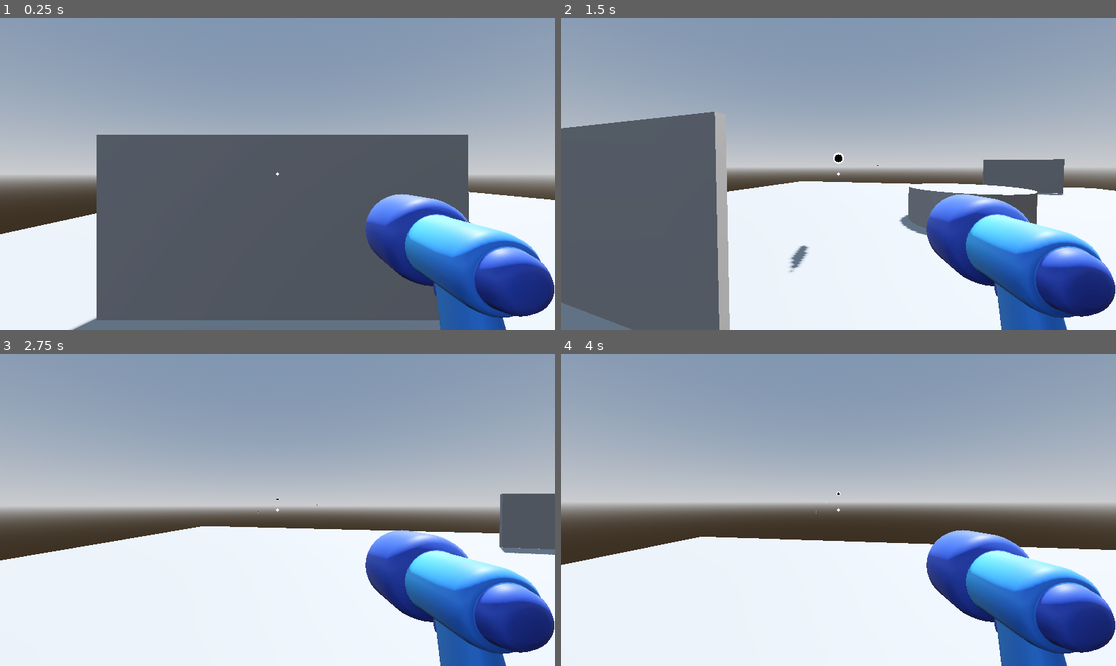
Above: before the commit, frames 1-4 (two rows, left to right).
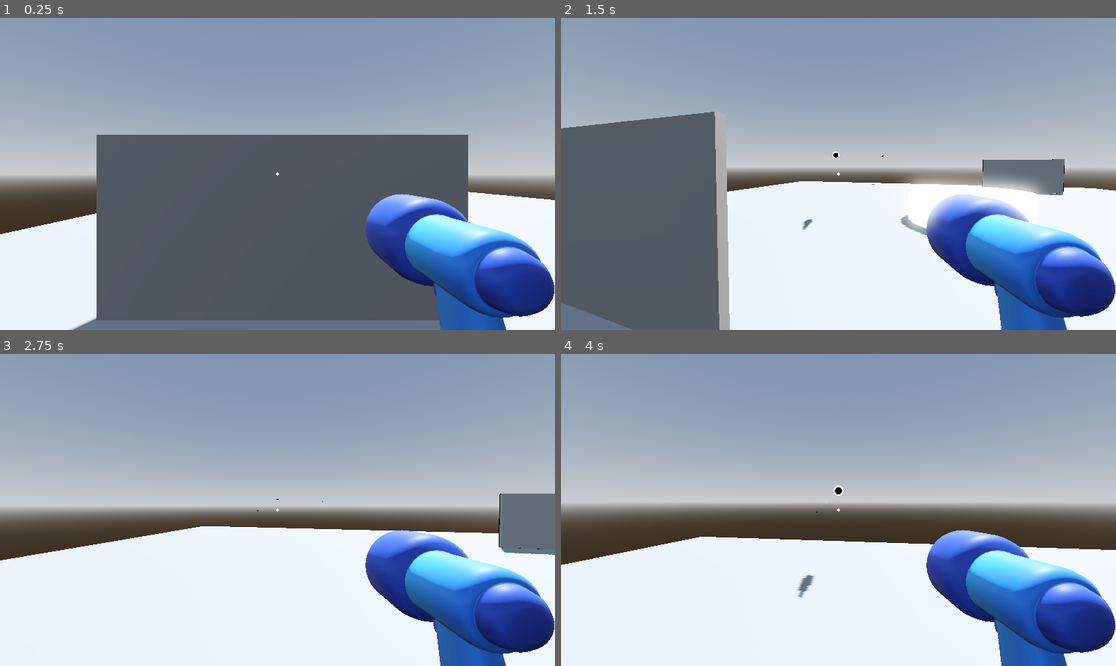
Above: after the commit, the same moments.

Repository: SoanGlengan/3dgame
Game: Godot game, scene res://game.tscn
The game is run twice, just before and just after one commit, with the same random seed, the same clock (stepped at 60 frames per second) and the same inputs.
Inputs (mouse positions are in pixels of both pictures, inside the frame that each line leads up to):
- Up to frame 1 (0.25 s): no input
- Up to frame 2 (1.5 s): tap Enter (ui_accept) at 0.5, 0.77 s; move the mouse to (960, 158) at 0.52 s; press the mouse at (960, 158) at 0.53 s; hold D (right) 0.53-1.28 s; move the mouse to (810, 174) at 1.27 s; release the mouse at (810, 174) at 1.28 s; hold W (forward) from 1.28 s (still down); click (810, 174) at 1.35 s
- Up to frame 3 (2.75 s): keep holding W (forward); tap Enter (ui_accept) at 1.52 s; move the mouse to (288, 503) at 2.02 s; press the mouse at (288, 503) at 2.03 s
- Up to frame 4 (4 s): keep holding W (forward); move the mouse to (832, 516) at 2.77 s; release the mouse at (832, 516) at 2.78 s; click (832, 516) at 2.85 s; tap Enter (ui_accept) at 3.02, 3.77 s; move the mouse to (877, 513) at 3.52 s; press the mouse at (877, 513) at 3.53 s

The runs differ from the first frame. In frame 1, less than 0.1% of the frame differs, in the area x 84-85%, y 55-66%; in frame 2, 3.3%, in the area x 41-91%, y 42-82%; in frame 3, less than 0.1%; in frame 4, 0.2%.

Commit message:
add bullet collision

Diff:
--- a/bullet_3d.gd
+++ b/bullet_3d.gd
@@ -11,3 +11,6 @@
 	travelledDistance += SPEED * delta
 	if travelledDistance > RANGE:
 		queue_free()
+
+func _on_body_entered(body: Node3D) -> void:
+	queue_free()
--- a/bullet_3d.tscn
+++ b/bullet_3d.tscn
@@ -3,17 +3,20 @@
 [ext_resource type="Script" uid="uid://bwxe4n2cl80uf" path="res://bullet_3d.gd" id="1_1ljip"]
 [ext_resource type="PackedScene" uid="uid://0jv8kfmvfj02" path="res://projectile/projectile_3d.tscn" id="1_y2jmw"]
 
-[sub_resource type="SphereShape3D" id="SphereShape3D_5cyxl"]
-radius = 0.2802411
+[sub_resource type="CapsuleShape3D" id="CapsuleShape3D_1ljip"]
+radius = 0.080566406
+height = 0.94873047
 
 [node name="bullet3d" type="Area3D" unique_id=1342251384]
 transform = Transform3D(-4.371139e-08, 0, 1, 0, 1, 0, -1, 0, -4.371139e-08, 0, 0, 0)
 top_level = true
 script = ExtResource("1_1ljip")
 
-[node name="CollisionShape3D" type="CollisionShape3D" parent="." unique_id=2009495693]
-transform = Transform3D(-0.50000006, 0, 0.8660254, 0, 1, 0, -0.8660254, 0, -0.50000006, 0, 0, 0)
-shape = SubResource("SphereShape3D_5cyxl")
-
 [node name="projectile3d" parent="." unique_id=413217959 instance=ExtResource("1_y2jmw")]
 transform = Transform3D(1.125, 0, 0, 0, 0.41, 0, 0, 0, 0.415, 0, 0, 0)
+
+[node name="CollisionShape3D" type="CollisionShape3D" parent="." unique_id=24066681]
+transform = Transform3D(-4.371139e-08, -1, 0, 1, -4.371139e-08, 0, 0, 0, 1, -0.18334961, -8.0144655e-09, 0)
+shape = SubResource("CapsuleShape3D_1ljip")
+
+[connection signal="body_entered" from="." to="." method="_on_body_entered"]
--- a/game.tscn
+++ b/game.tscn
@@ -1,6 +1,33 @@
 [gd_scene format=3 uid="uid://uerkgwaxa1ei"]
 
 [ext_resource type="PackedScene" uid="uid://b0gwny3ohfud8" path="res://character.tscn" id="1_80nbo"]
+
+[sub_resource type="StandardMaterial3D" id="StandardMaterial3D_80nbo"]
+render_priority = 1
+transparency = 1
+shading_mode = 0
+albedo_color = Color(0, 0, 0, 1)
+grow = true
+grow_amount = 0.026
+stencil_mode = 3
+stencil_flags = 1
+stencil_compare = 5
+metadata/_stencil_owned = true
+
+[sub_resource type="ORMMaterial3D" id="ORMMaterial3D_e2o6t"]
+next_pass = SubResource("StandardMaterial3D_80nbo")
+stencil_mode = 1
+stencil_flags = 2
+stencil_outline_thickness = 0.026
+
+[sub_resource type="ORMMaterial3D" id="ORMMaterial3D_80nbo"]
+albedo_color = Color(0, 0.4153108, 0.35860685, 1)
+emission_enabled = true
+emission = Color(1, 1, 1, 1)
+emission_energy_multiplier = 33.85
+stencil_flags = 2
+stencil_reference = 5
+stencil_outline_thickness = 0.0
 
 [node name="game" type="Node3D" unique_id=1551873215]
 
@@ -14,14 +41,19 @@
 
 [node name="CSGBox3D2" type="CSGBox3D" parent="." unique_id=2112850469]
 transform = Transform3D(1, 0, 0, 0, 1, 0, 0, 0, 1, 1.5720396, 1.0136298, -11.2617855)
+use_collision = true
 size = Vector3(4, 2, 0.1)
+material = SubResource("ORMMaterial3D_e2o6t")
 
 [node name="CSGBox3D3" type="CSGBox3D" parent="." unique_id=1657977917]
 transform = Transform3D(1, 0, 0, 0, 1, 0, 0, 0, 1, -8.692652, 0.99804837, 2.8023963)
+use_collision = true
 size = Vector3(4, 2, 0.1)
 
 [node name="CSGCylinder3D" type="CSGCylinder3D" parent="." unique_id=1235664561]
-transform = Transform3D(1, 0, 0, 0, 1, 0, 0, 0, 1, -3.6546223, 0.48084593, -2.5521154)
+transform = Transform3D(1, 0, 0, 0, 1, 0, 0, 0, 1, -3.6546223, 0.41963553, -2.5521154)
+use_collision = true
 radius = 1.5
 height = 1.0
 sides = 64
+material = SubResource("ORMMaterial3D_80nbo")
--- a/player.gd
+++ b/player.gd
@@ -3,9 +3,14 @@
 
 const SPEED = 5.0
 const JUMP_VELOCITY = 4.5
+var timeSinceLastShoot = 0
 
 @onready var neck := $Neck
 @onready var camera := $Neck/Camera3D
+
+func _process(delta: float) -> void:
+	timeSinceLastShoot += 1
+
 
 func _unhandled_input(event: InputEvent) -> void:
 	if event is InputEventMouseButton:
@@ -16,14 +21,16 @@
 		if event is InputEventMouseMotion:
 			neck.rotate_y(-event.relative.x * 0.001)
 			camera.rotate_x(-event.relative.y * 0.001)
-			camera.rotation.x = clamp(camera.rotation.x, deg_to_rad(-30), deg_to_rad(60))
-	if Input.is_action_just_pressed("shoot"):
+			camera.rotation.x = clamp(camera.rotation.x, deg_to_rad(-60), deg_to_rad(90))
+	if Input.is_action_pressed("shoot") and timeSinceLastShoot > 15:
 		shoot_bullet()
-
+		timeSinceLastShoot = 0
 func _physics_process(delta: float) -> void:
 	# Add the gravity.
 	if not is_on_floor():
 		velocity += get_gravity() * delta
+
+
 
 	# Handle jump.
 	if Input.is_action_just_pressed("ui_accept") and is_on_floor():
@@ -40,7 +47,9 @@
 		velocity.x = move_toward(velocity.x, 0, SPEED)
 		velocity.z = move_toward(velocity.z, 0, SPEED)
 
+
 	move_and_slide()
+
 
 func shoot_bullet():
 	const BULLET_3D = preload("res://bullet_3d.tscn")
Not shown: 1 places in character.tscn that only renumber resources
